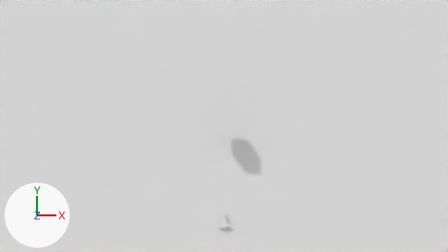
The Blender file Galax.blend, before and after one commit.
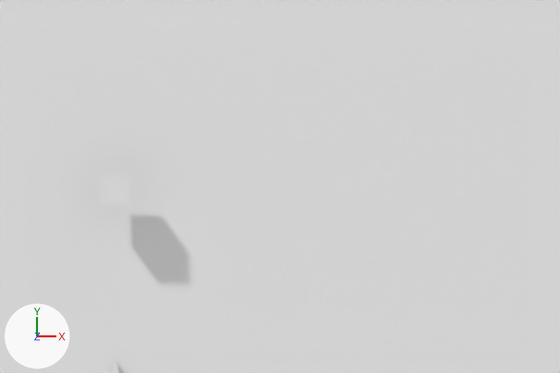
Each version appears first from the file's camera 'Camera', and next in a close-up on the part from 37% to 100% of the width and 12% to 87% of the height. Lighting does not change. The marker at lower left points along +X, +Y and +Z.

Before the edit, the objects in view are built like this:
```python
me_cube = bpy.data.meshes.new('Cube')
me_cube.from_pydata(...)  # a box spanning x -1.0..1.0, y -1.0..1.0, z -1.0..1.0
me_cube.materials.append(mat_material)  # white #e7e7e7
me_plane = bpy.data.meshes.new('Plane')
me_plane.from_pydata([(1.0, -1.0, 0.0), (-1.0, -1.0, 0.0), (1.0, 1.0, 0.0), (-1.0, 1.0, 0.0)], [], [(1, 0, 2, 3)])
me_plane.materials.append(mat_materialspace)  # white #e7e7e7
ob_cube = bpy.data.objects.new('Cube', me_cube)
ob_cube.location = (0.0, 0.0, 3.18)
ob_plane = bpy.data.objects.new('Plane', me_plane)
ob_plane.location = (0.0, 0.0, 0.0)
ob_plane.scale = (30.0, 30.0, 1.0)
```
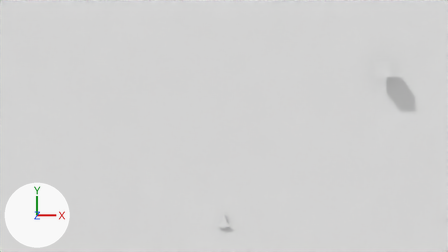
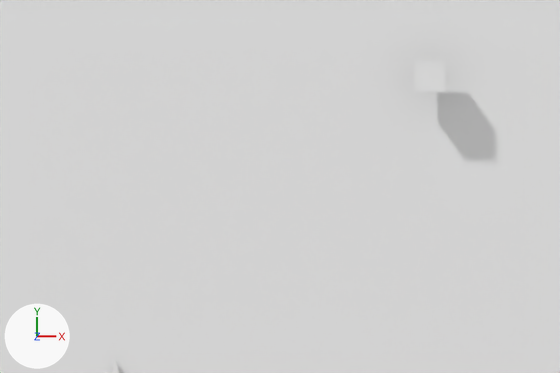
Pixel boxes (x1, y1, x2, y2) of what changed, in the close-ups (560 x 373 px):
'Cube', moved: before (100, 174, 131, 204); after (415, 61, 445, 91)

Edits to the bpy script that builds the scene:
```text
Change ob_cube:
    ob_cube.location: (0.0, 0.0, 3.18) -> (20.51, 7.36, 2.64)
```
